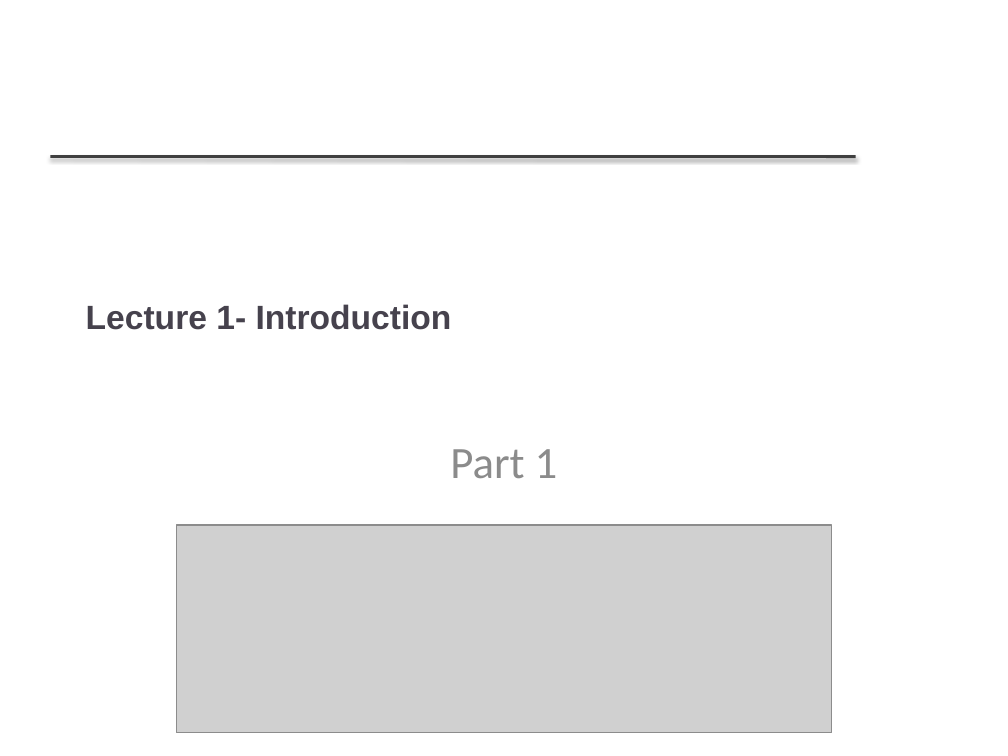
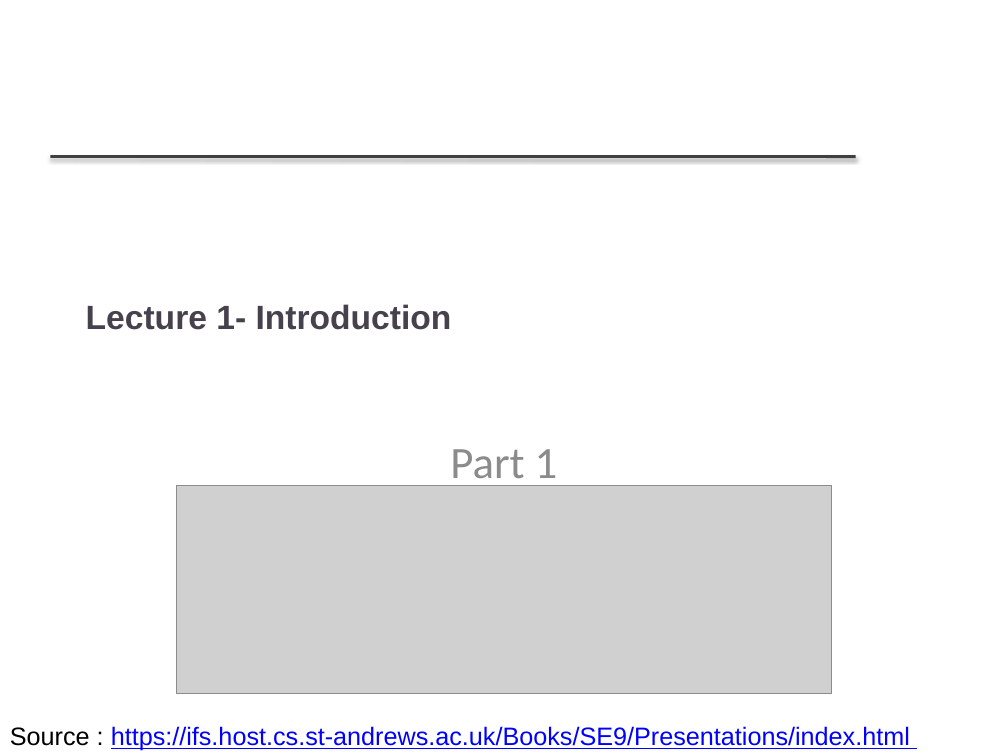
Before and after one commit to FurkanGozukara/Software-Engineering-CSE307-2020, a slide deck: slide 1 of lecture slides/Chapter 1 - Introduction.pptx. Drawn at 1008x756 pixels with LibreOffice and Linux fonts; fonts in the diff are those of the drawing; grey boxes stand for pictures; background and template pictures are left out. Boxes give left, top, right and bottom in pixels: in the first picture for what was removed or moved away, otherwise in the second. Text is boxed around its words. In the diff, an @@ line names an element or a change of style, - is before the commit and + after.

```diff
--- a/lecture slides/Chapter 1 - Introduction.pptx
+++ b/lecture slides/Chapter 1 - Introduction.pptx
@@ picture: place and size @@
-picture at <box>176,525,833,733</box>
+picture at <box>176,486,833,694</box>
@@ text added at <box>10,726,910,751</box>, 18 pt, text #0000FF, underline @@
+Source : https://ifs.host.cs.st-andrews.ac.uk/Books/SE9/Presentations/index.html
```
Also in this commit, not shown: 38 other slides changed, 5 other files.
